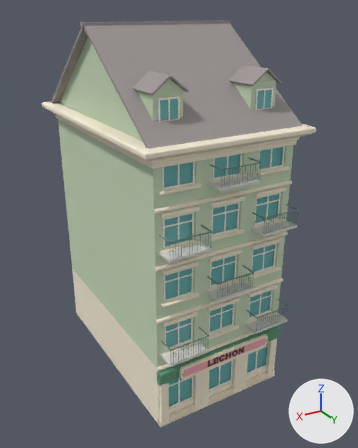
Two versions of the glTF model Assets/TumbangPreso/Art/Kanto/Models/far_shophouse_07.glb, one commit apart.
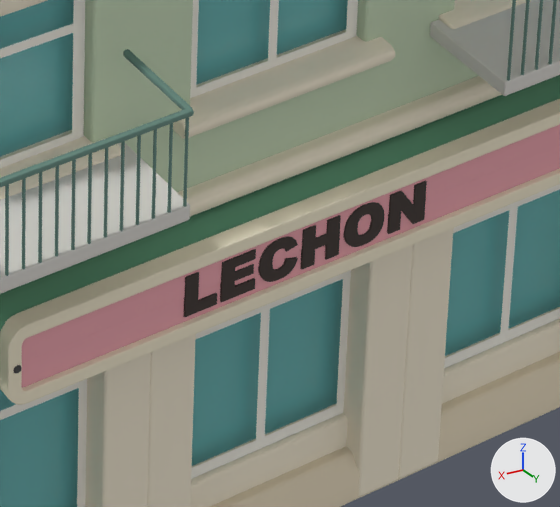
Old and new are each drawn whole from a 50 mm lens placed at (19.5, 20.05, 22.84), pointed at (3.93, -5.9, 9.87) and again close up on the part from 50% to 74% of the width and 71% to 88% of the height. The axes (+X, +Y, +Z) are drawn at lower right. The lights are the same throughout. The older version's two pictures come first.

Names of what the first close-up shows: 'frames', 'props', 'shell', 'sign_lechon', 'sign_lechon_text', 'trim'.
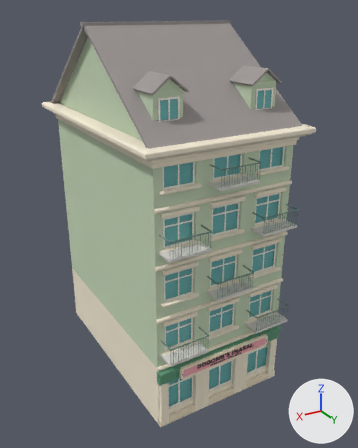
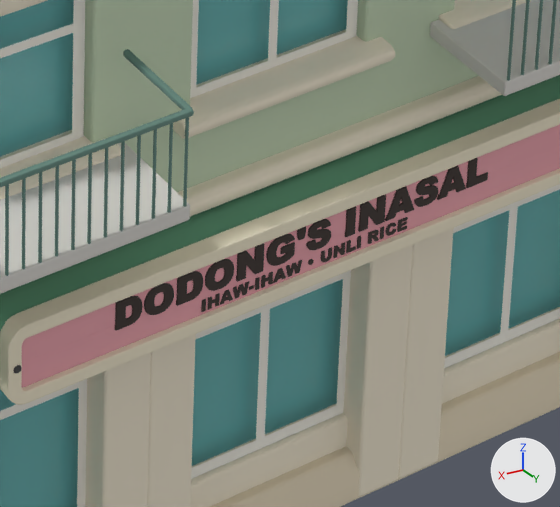
Where the change shows, as pixel boxes (x1, y1, x2, y2) in the close-ups (560 x 507 px):
'sign_dodong_s_inasal_text', added
    after: (115, 158, 488, 331)
'sign_lechon_text', deleted
    before: (184, 181, 427, 317)

Diff of the bpy script that builds the scene:
```diff
--- a/Assets/TumbangPreso/Art/Kanto/Models/far_shophouse_07.glb.py
+++ b/Assets/TumbangPreso/Art/Kanto/Models/far_shophouse_07.glb.py
@@ me_sign_dodong_s_inasal_text @@
+me_sign_dodong_s_inasal_text.from_pydata(...)  # 3412 vertices, 6732 faces; spans x 2.37..6.53, y 0.5..0.54, z 3.38..3.88
+me_sign_dodong_s_inasal_text.materials.append(mat_sign_ink)  # brown #3f3530
@@ ob_sign_lechon_text @@
-ob_sign_lechon_text = bpy.data.objects.new('sign_lechon_text', me_sign_lechon_text)
-ob_sign_lechon_text.location = (0.0, 0.0, 0.0)
@@ ob_sign_dodong_s_inasal_text @@
+ob_sign_dodong_s_inasal_text = bpy.data.objects.new('sign_dodong_s_inasal_text', me_sign_dodong_s_inasal_text)
+ob_sign_dodong_s_inasal_text.location = (0.0, 0.0, 0.0)
```
